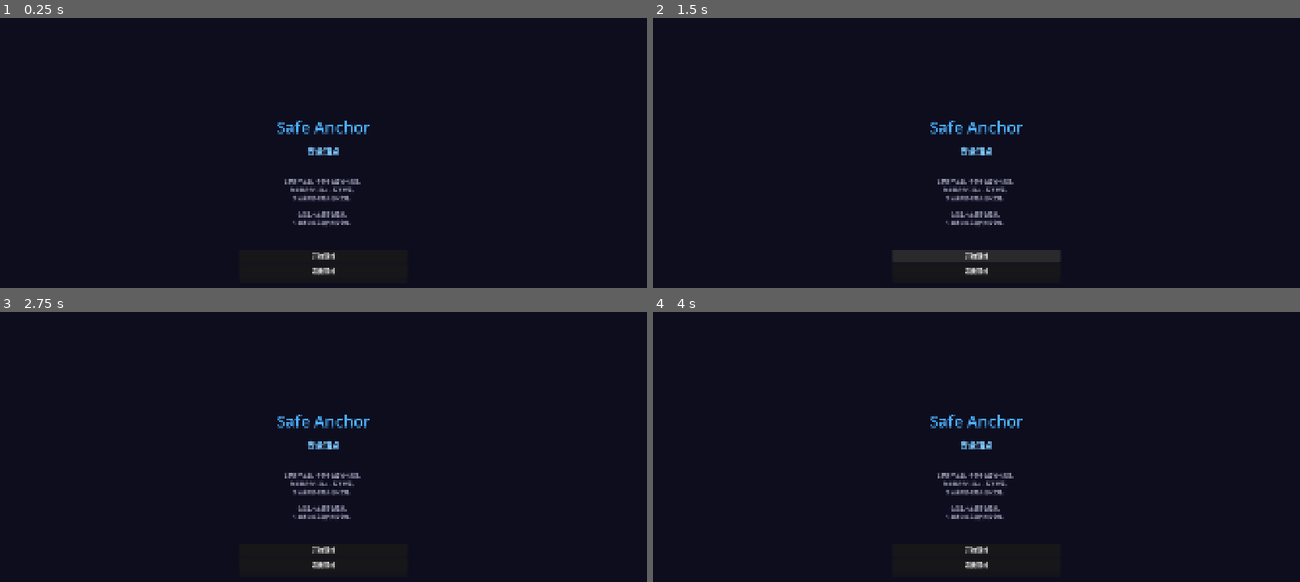
Above: before the commit, frames 1-4 (two rows, left to right).
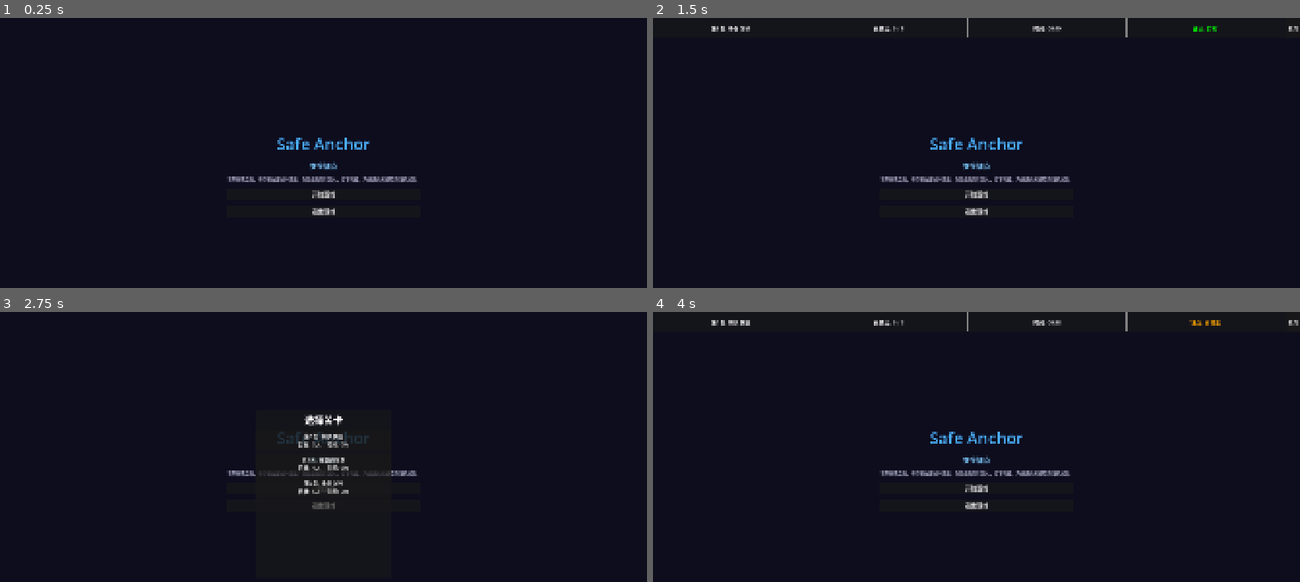
Above: after the commit, the same moments.

Repository: kunk70352-png/Safe-Anchor
Game: Godot game, scene res://src/main/main.tscn
The game is run twice, just before and just after one commit, with the same random seed, the same clock (stepped at 60 frames per second) and the same inputs.
Inputs (mouse positions are in pixels of both pictures, inside the frame that each line leads up to):
- Up to frame 1 (0.25 s): no input
- Up to frame 2 (1.5 s): click "开始游戏" at 0.5 s; click "开始游戏" at 1.25 s
- Up to frame 3 (2.75 s): click (640, 322) at 2 s, where only the run after the commit has a clickable "放弃"
- Up to frame 4 (4 s): click (976, 438) at 2.75 s, where only the run after the commit has a clickable "第1关: 初次救援 目标: 3人 | 时间: 60s"; tap Enter at 3.5 s; hold D (move_right) from 3.53 s (still down); tap Space (charge_throw) at 3.6 s

The runs differ from the first frame. In frame 1, 2.2% of the frame differs, in the area x 35-65%, y 38-96%; in frame 2, 3.7%, in the area x 9-100%, y 0-96%; in frame 3, 2.4%; in frame 4, 2.6%.
Error before the commit: Invalid access to property or key 'pressed' on a base object of type 'null instance'. (res://src/ui/title_screen.gd:6)

Commit message:
修复标题界面按钮空指针

Diff:
--- a/src/ui/title_screen.gd
+++ b/src/ui/title_screen.gd
@@ -1,10 +1,10 @@
-## 标题界面 — 游戏启动时显示，包含开始、退出和游戏介绍。
+## 标题界面 — 开始游戏、退出、世界观介绍。
 extends Control
 
 
 func _ready() -> void:
-	$Panel/VBoxContainer/StartButton.pressed.connect(_on_start)
-	$Panel/VBoxContainer/QuitButton.pressed.connect(_on_quit)
+	%StartButton.pressed.connect(_on_start)
+	%QuitButton.pressed.connect(_on_quit)
 
 
 func _on_start() -> void:
--- a/src/ui/title_screen.tscn
+++ b/src/ui/title_screen.tscn
@@ -9,72 +9,55 @@
 anchor_bottom = 1.0
 script = ExtResource("1_script")
 
-[node name="ColorRect" type="ColorRect" parent="."]
+[node name="Background" type="ColorRect" parent="."]
 layout_mode = 1
 anchors_preset = 15
 anchor_right = 1.0
 anchor_bottom = 1.0
 color = Color(0.05, 0.05, 0.12, 1)
 
-[node name="CenterBox" type="VBoxContainer" parent="."]
+[node name="VBox" type="VBoxContainer" parent="."]
 layout_mode = 1
 anchors_preset = 8
 anchor_left = 0.5
 anchor_top = 0.5
 anchor_right = 0.5
 anchor_bottom = 0.5
-offset_left = -250.0
-offset_top = -250.0
-offset_right = 250.0
-offset_bottom = 250.0
-theme_override_constants/separation = 20
+offset_left = -220.0
+offset_top = -200.0
+offset_right = 220.0
+offset_bottom = 200.0
+theme_override_constants/separation = 16
 
-[node name="TitleLabel" type="Label" parent="CenterBox"]
+[node name="TitleLabel" type="Label" parent="VBox"]
 layout_mode = 2
 text = "Safe Anchor"
 horizontal_alignment = 1
 theme_override_font_sizes/font_size = 48
 theme_override_colors/font_color = Color(0.3, 0.7, 1.0, 1)
 
-[node name="SubtitleLabel" type="Label" parent="CenterBox"]
+[node name="SubtitleLabel" type="Label" parent="VBox"]
 layout_mode = 2
 text = "安全锚点"
 horizontal_alignment = 1
-theme_override_font_sizes/font_size = 24
+theme_override_font_sizes/font_size = 20
 theme_override_colors/font_color = Color(0.5, 0.8, 1.0, 1)
 
-[node name="Spacer1" type="Control" parent="CenterBox"]
+[node name="LoreLabel" type="Label" parent="VBox"]
 layout_mode = 2
-custom_minimum_size = Vector2(0, 20)
-
-[node name="LoreLabel" type="Label" parent="CenterBox"]
-layout_mode = 2
-text = "世界崩坏之后，幸存者在废墟中流浪。\n你是最后的引路人，投下光锚，\n为迷途的灵魂照亮归家之路。\n\n在混乱中放置安全锚点，\n引导迷途幸存者回到安全屋。"
+text = "世界崩坏之后，幸存者在废墟中流浪。你是最后的引路人，投下光锚，为迷途的灵魂照亮归家之路。"
 horizontal_alignment = 1
-theme_override_font_sizes/font_size = 14
+theme_override_font_sizes/font_size = 13
 theme_override_colors/font_color = Color(0.7, 0.7, 0.8, 1)
 
-[node name="Spacer2" type="Control" parent="CenterBox"]
-layout_mode = 2
-custom_minimum_size = Vector2(0, 30)
-
-[node name="Panel" type="Panel" parent="CenterBox"]
-layout_mode = 2
-custom_minimum_size = Vector2(250, 100)
-
-[node name="VBoxContainer" type="VBoxContainer" parent="CenterBox/Panel"]
-layout_mode = 1
-anchors_preset = 15
-anchor_right = 1.0
-anchor_bottom = 1.0
-theme_override_constants/separation = 10
-
-[node name="StartButton" type="Button" parent="CenterBox/Panel/VBoxContainer"]
+[node name="StartButton" type="Button" parent="VBox"]
+unique_name_in_owner = true
 layout_mode = 2
 text = "开始游戏"
 theme_override_font_sizes/font_size = 18
 
-[node name="QuitButton" type="Button" parent="CenterBox/Panel/VBoxContainer"]
+[node name="QuitButton" type="Button" parent="VBox"]
+unique_name_in_owner = true
 layout_mode = 2
 text = "退出游戏"
 theme_override_font_sizes/font_size = 18
Not shown, added: src/ui/title_screen.gd.uid
